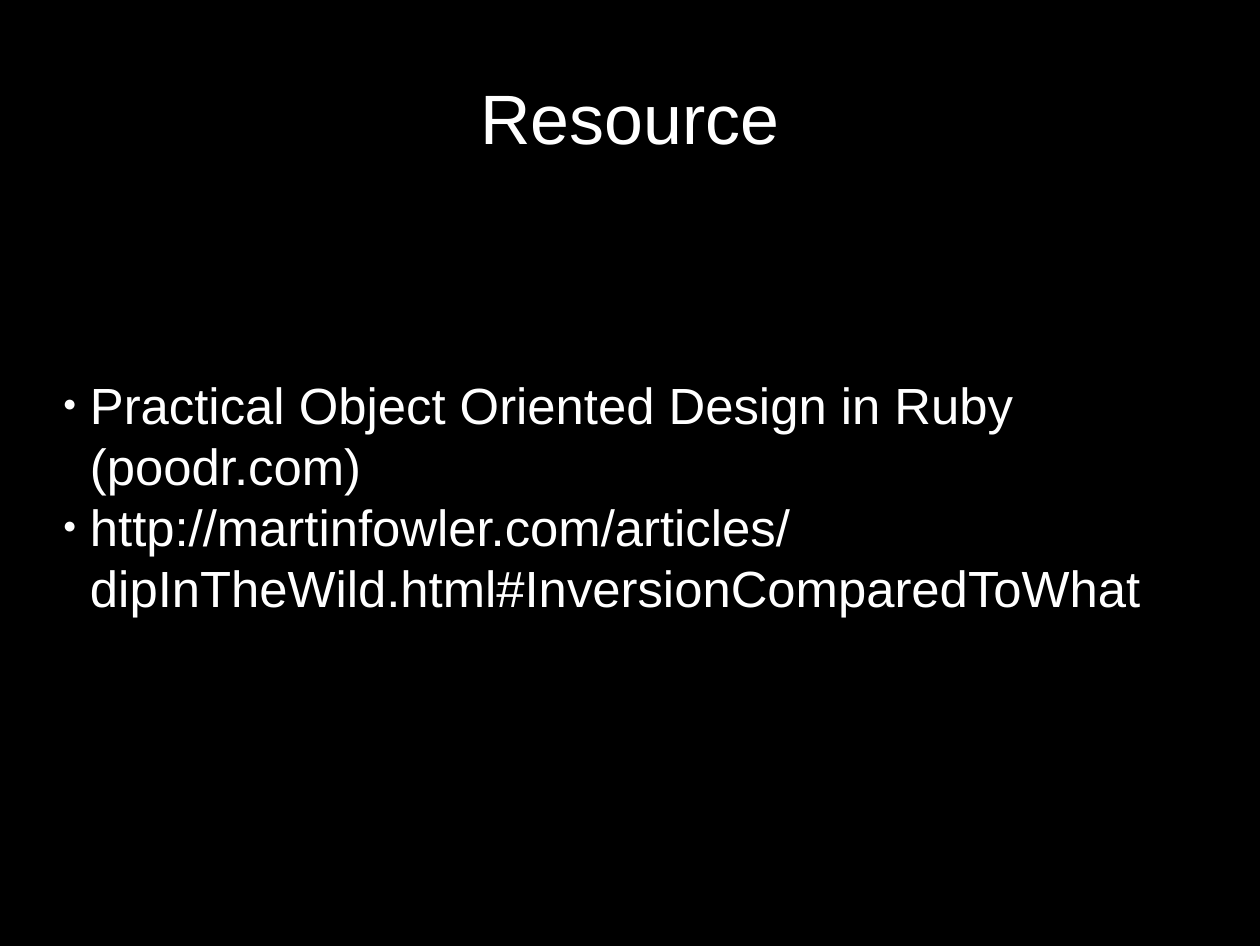
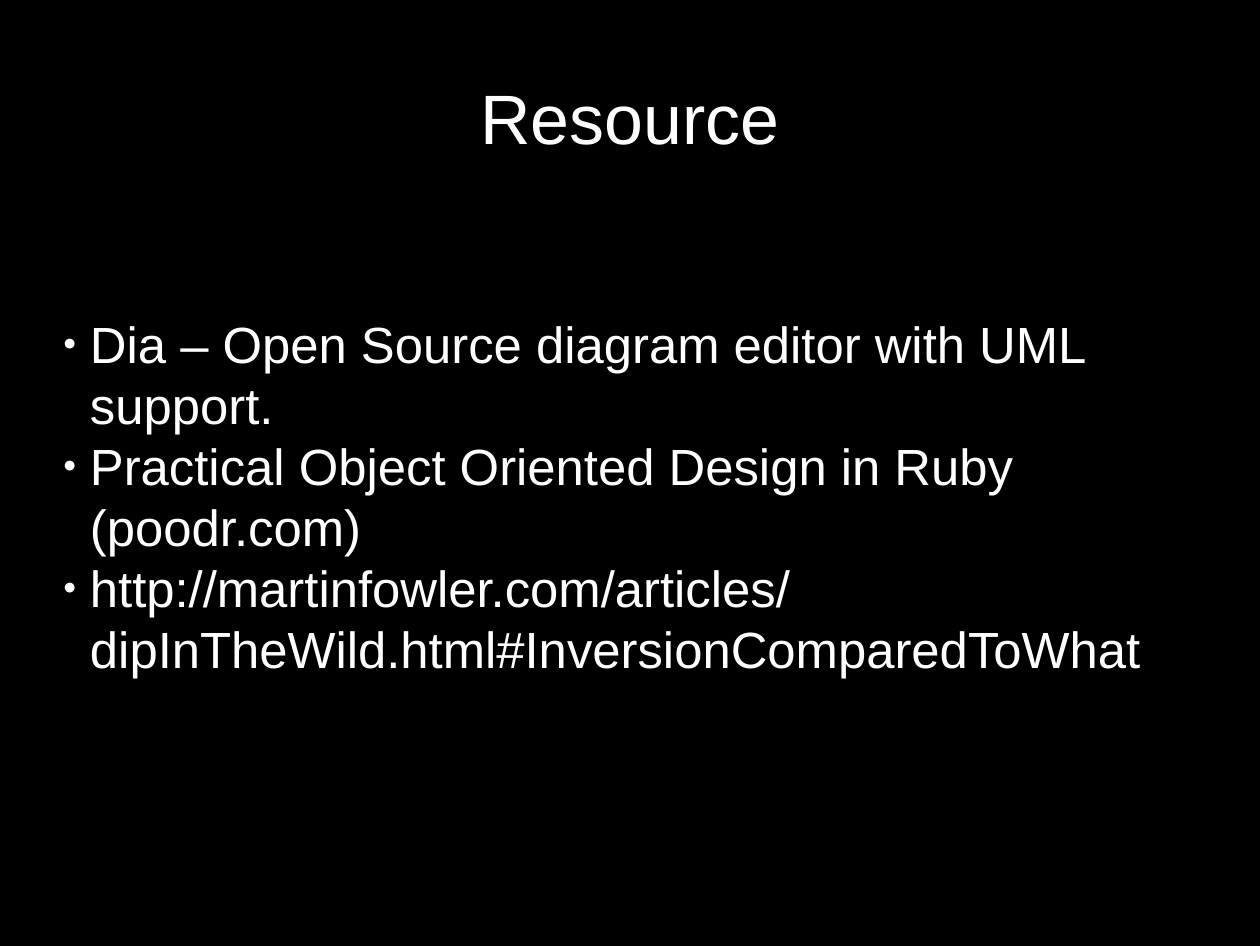
Before and after one commit to ChrisLynch42/presentations, a slide deck: slide 18 of codepalousa/legacy_code/coudepalousa.odp. Drawn at 1260x946 pixels with LibreOffice and Linux fonts; fonts in the diff are those of the drawing. Boxes give left, top, right and bottom in pixels: in the first picture for what was removed or moved away, otherwise in the second. Text is boxed around its words. In the diff, an @@ line names an element or a change of style, - is before the commit and + after.

Commit message:
Reworked

```diff
--- a/codepalousa/legacy_code/coudepalousa.odp
+++ b/codepalousa/legacy_code/coudepalousa.odp
@@ subtitle at (90, 326, 1086, 434): paragraph added @@
+● Dia – Open Source diagram editor with UML support.
```
